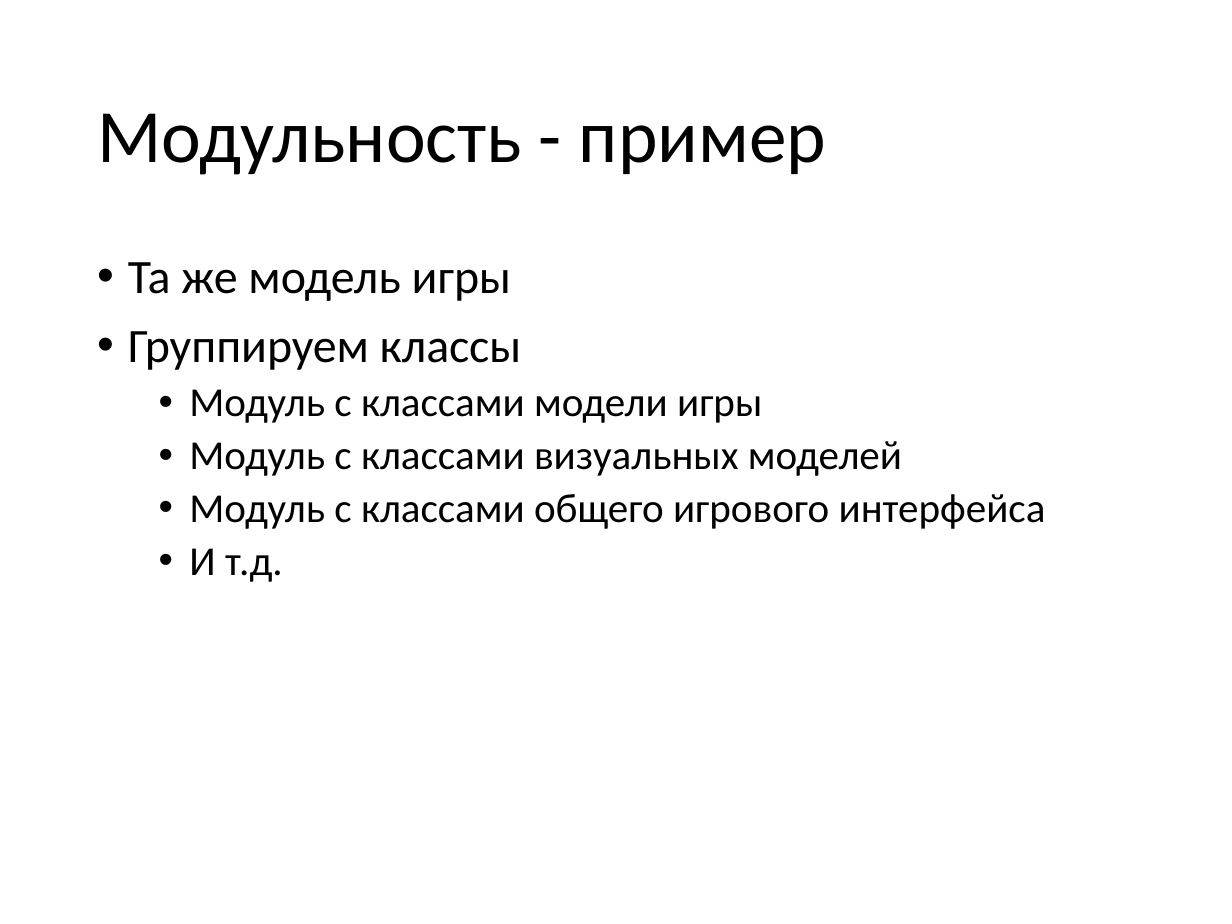
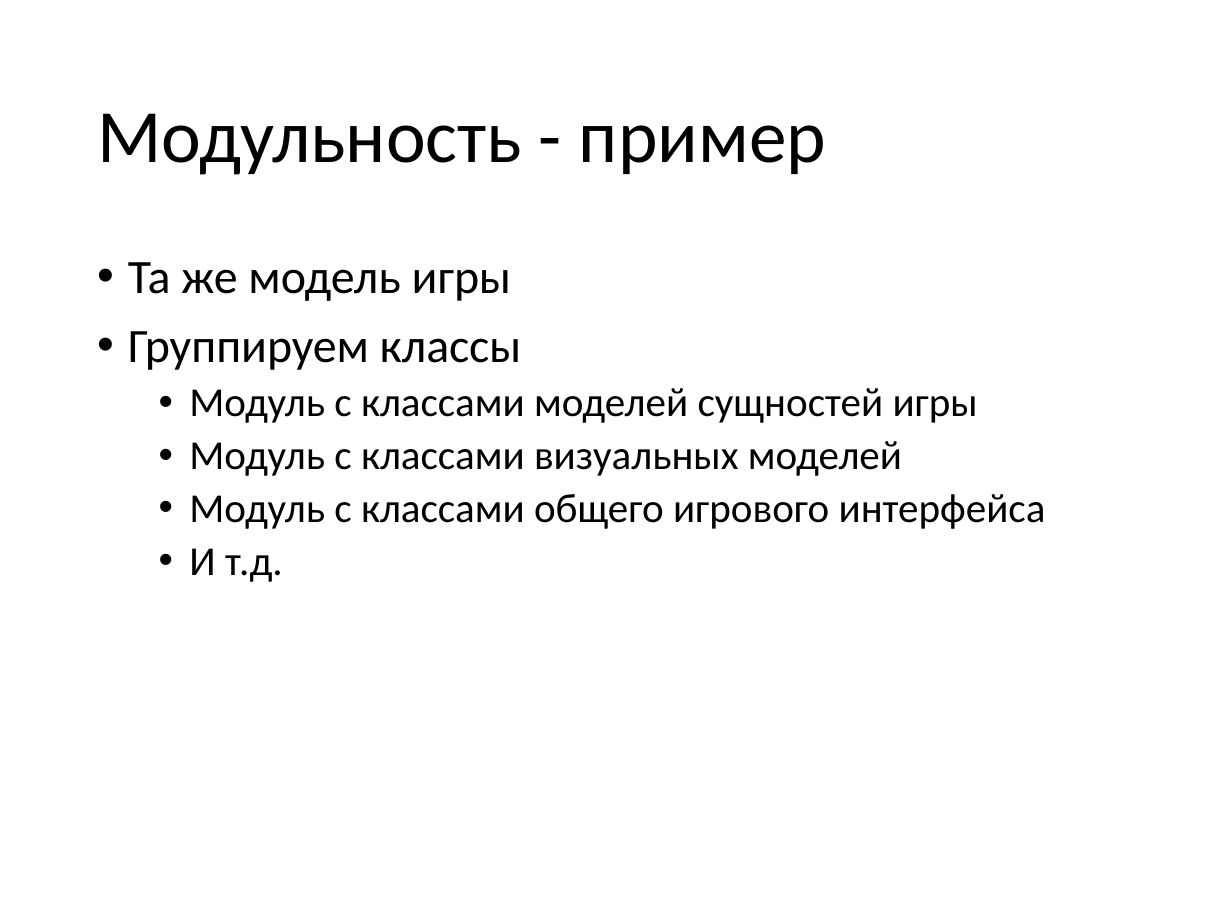
Before and after one commit to pelipas/OOP_2017, a slide deck: slide 36 of 01 Вводная.pptx (slide 26 before the commit). Drawn at 1232x924 pixels with LibreOffice and Linux fonts; fonts in the diff are those of the drawing. Boxes give left, top, right and bottom in pixels: in the first picture for what was removed or moved away, otherwise in the second. Text is boxed around its words. In the diff, an @@ line names an element or a change of style, - is before the commit and + after.

```diff
--- a/01 Вводная.pptx
+++ b/01 Вводная.pptx
@@ text at box(189, 388, 978, 423): text changed @@
-  • Модуль с классами модели игры
+  • Модуль с классами моделей сущностей игры
```
Also in this commit, not shown: 13 other slides changed, 10 slides added.
